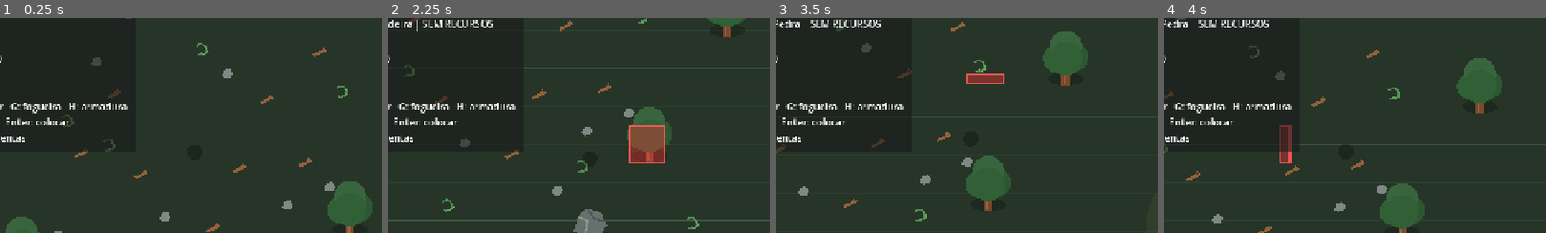
Above: before the commit, frames 1-4 (left to right).
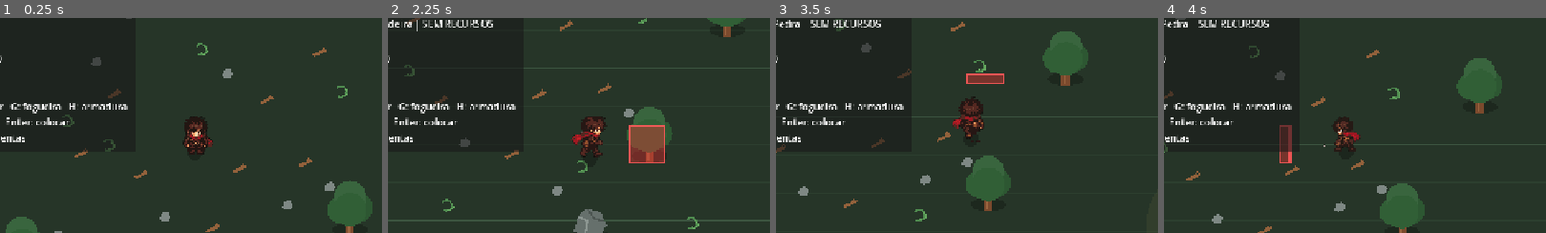
Above: after the commit, the same moments.

Repository: janduyankiingles-ops/Fantasy-Sandbox
Game: Godot game, scene res://scenes/main.tscn
Two runs of this game, one before a commit and one after it. Both use one fixed random seed, a clock stepped at 60 frames per second and the inputs below.
Inputs:
- Up to frame 1 (0.25 s): no input
- Up to frame 2 (2.25 s): tap Enter at 0.5 s; hold D 0.53-1.28 s; tap I at 0.6 s; tap Space at 0.77, 1.52 s; hold S 1.28-2.03 s; tap C at 1.35 s; hold D from 2.03 s (still down); tap B at 2.1 s
- Up to frame 3 (3.5 s): release D at 2.78 s; hold W from 2.78 s (still down); tap Q at 2.85 s; tap Space at 3.02 s
- Up to frame 4 (4 s): release W at 3.53 s; hold A from 3.53 s (still down); tap R at 3.6 s; tap Space at 3.77 s
The pictures show only the part of the screen within x 24-74%, y 21-71%; the shares and areas given below are measured in that part.

The runs differ from the first frame. In frame 1, 0.9% of the frame differs, in the area x 47-56%, y 45-64%; in frame 2, 1.0%, in the area x 47-57%, y 45-64%; in frame 3, 1.0%; in frame 4, 0.7%.
Error before the commit: Parse Error: Preload file "res://assets/player/attack.png" does not exist. (res://scripts/player_visual.gd:5)

Commit message:
v0.0.18: fix walk animation state and use high-quality sprites

Diff:
--- a/scripts/player_visual.gd
+++ b/scripts/player_visual.gd
@@ -2,42 +2,87 @@
 
 const IDLE_SHEET: Texture2D = preload("res://assets/player/idle.png")
 const WALK_SHEET: Texture2D = preload("res://assets/player/walk.png")
-const ATTACK_SHEET: Texture2D = preload("res://assets/player/attack.png")
-const GATHER_SHEET: Texture2D = preload("res://assets/player/gather.png")
 
-const CELL_SIZE: int = 44
+const ATTACK_DOWN: Texture2D = preload("res://assets/player/attack_down.png")
+const ATTACK_LEFT: Texture2D = preload("res://assets/player/attack_left.png")
+const ATTACK_UP: Texture2D = preload("res://assets/player/attack_up.png")
+const ATTACK_RIGHT: Texture2D = preload("res://assets/player/attack_right.png")
+
+const GATHER_DOWN: Texture2D = preload("res://assets/player/gather_down.png")
+const GATHER_LEFT: Texture2D = preload("res://assets/player/gather_left.png")
+const GATHER_UP: Texture2D = preload("res://assets/player/gather_up.png")
+const GATHER_RIGHT: Texture2D = preload("res://assets/player/gather_right.png")
+
+const CELL_SIZE: int = 64
+
+var current_state: String = ""
+var current_direction: String = "down"
 
 func _ready() -> void:
 	texture_filter = CanvasItem.TEXTURE_FILTER_NEAREST
 	position = Vector2(0, -17)
-	scale = Vector2(1.75, 1.75)
+	scale = Vector2(1.2, 1.2)
 	z_index = 1
 	_build_sprite_frames()
+	current_state = "idle"
+	current_direction = "down"
 	play("idle_down")
 
 func _build_sprite_frames() -> void:
 	var frames: SpriteFrames = SpriteFrames.new()
 
-	# Ordem real das linhas nas folhas:
+	# Ordem das linhas das folhas Idle/Walk:
 	# 0 = frente, 1 = esquerda, 2 = costas, 3 = direita.
-	_add_direction_animations(frames, "down", 0)
-	_add_direction_animations(frames, "left", 1)
-	_add_direction_animations(frames, "up", 2)
-	_add_direction_animations(frames, "right", 3)
+	_add_direction_animations(frames, "down", 0, ATTACK_DOWN, GATHER_DOWN)
+	_add_direction_animations(frames, "left", 1, ATTACK_LEFT, GATHER_LEFT)
+	_add_direction_animations(frames, "up", 2, ATTACK_UP, GATHER_UP)
+	_add_direction_animations(frames, "right", 3, ATTACK_RIGHT, GATHER_RIGHT)
 
 	sprite_frames = frames
 
 func _add_direction_animations(
 	frames: SpriteFrames,
 	direction_name: String,
-	row: int
+	row: int,
+	attack_sheet: Texture2D,
+	gather_sheet: Texture2D
 ) -> void:
-	_add_animation(frames, "idle_" + direction_name, IDLE_SHEET, row, 4, 4.0, true)
-	_add_animation(frames, "walk_" + direction_name, WALK_SHEET, row, 6, 10.0, true)
-	_add_animation(frames, "attack_" + direction_name, ATTACK_SHEET, row, 6, 26.0, false)
-	_add_animation(frames, "gather_" + direction_name, GATHER_SHEET, row, 5, 15.0, false)
+	_add_sheet_animation(
+		frames,
+		"idle_" + direction_name,
+		IDLE_SHEET,
+		row,
+		4,
+		4.0,
+		true
+	)
+	_add_sheet_animation(
+		frames,
+		"walk_" + direction_name,
+		WALK_SHEET,
+		row,
+		6,
+		10.0,
+		true
+	)
+	_add_row_animation(
+		frames,
+		"attack_" + direction_name,
+		attack_sheet,
+		6,
+		26.0,
+		false
+	)
+	_add_row_animation(
+		frames,
+		"gather_" + direction_name,
+		gather_sheet,
+		5,
+		15.0,
+		false
+	)
 
-func _add_animation(
+func _add_sheet_animation(
 	frames: SpriteFrames,
 	animation_name: String,
 	sheet: Texture2D,
@@ -61,23 +106,71 @@
 		)
 		frames.add_frame(animation_name, frame_texture)
 
+func _add_row_animation(
+	frames: SpriteFrames,
+	animation_name: String,
+	sheet: Texture2D,
+	frame_count: int,
+	fps: float,
+	loop_animation: bool
+) -> void:
+	frames.add_animation(animation_name)
+	frames.set_animation_speed(animation_name, fps)
+	frames.set_animation_loop(animation_name, loop_animation)
+
+	for index in range(frame_count):
+		var frame_texture: AtlasTexture = AtlasTexture.new()
+		frame_texture.atlas = sheet
+		frame_texture.region = Rect2(
+			float(index * CELL_SIZE),
+			0.0,
+			float(CELL_SIZE),
+			float(CELL_SIZE)
+		)
+		frames.add_frame(animation_name, frame_texture)
+
 func set_visual_state(state_name: String, facing_direction: Vector2) -> void:
 	var direction_name: String = _get_direction_name(facing_direction)
-	var desired_animation: String = state_name + "_" + direction_name
+	var final_state: String = state_name
+	var desired_animation: String = final_state + "_" + direction_name
 
 	if not sprite_frames.has_animation(desired_animation):
+		final_state = "idle"
 		desired_animation = "idle_" + direction_name
 
-	if animation != desired_animation:
-		play(desired_animation)
-	elif not is_playing() and (state_name == "idle" or state_name == "walk"):
-		play(desired_animation)
+	# Não reinicia a animação a cada frame.
+	# Enquanto estado e direção não mudarem, o AnimatedSprite2D continua
+	# avançando normalmente pelos frames atuais.
+	if final_state == current_state and direction_name == current_direction:
+		return
+
+	current_state = final_state
+	current_direction = direction_name
+	play(desired_animation)
 
 func _get_direction_name(direction: Vector2) -> String:
 	if direction == Vector2.ZERO:
+		return current_direction
+
+	var abs_x: float = absf(direction.x)
+	var abs_y: float = absf(direction.y)
+
+	if abs_x > abs_y + 0.05:
+		return "right" if direction.x > 0.0 else "left"
+
+	if abs_y > abs_x + 0.05:
+		return "down" if direction.y > 0.0 else "up"
+
+	# Em diagonais perfeitas, preserva a direção anterior somente quando
+	# ela ainda faz parte do movimento atual. Isso evita piscar entre
+	# duas animações enquanto duas teclas permanecem pressionadas.
+	if current_direction == "left" and direction.x < 0.0:
+		return "left"
+	if current_direction == "right" and direction.x > 0.0:
+		return "right"
+	if current_direction == "up" and direction.y < 0.0:
+		return "up"
+	if current_direction == "down" and direction.y > 0.0:
 		return "down"
 
-	if absf(direction.x) > absf(direction.y):
-		return "right" if direction.x > 0.0 else "left"
-
 	return "down" if direction.y > 0.0 else "up"
